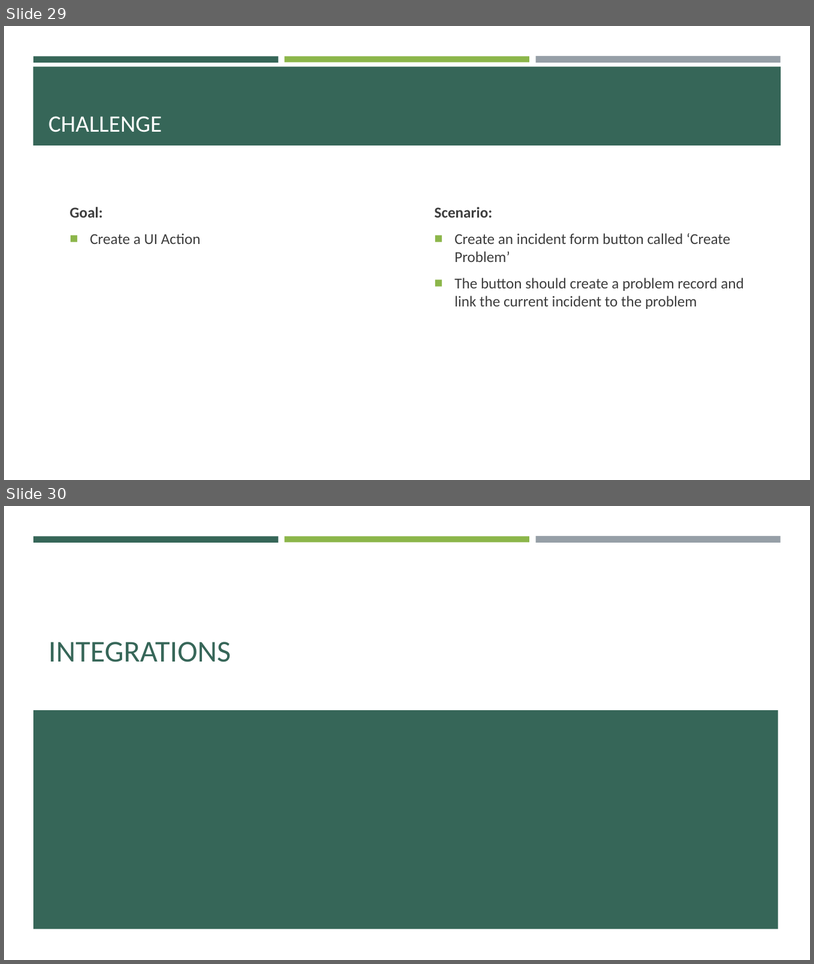
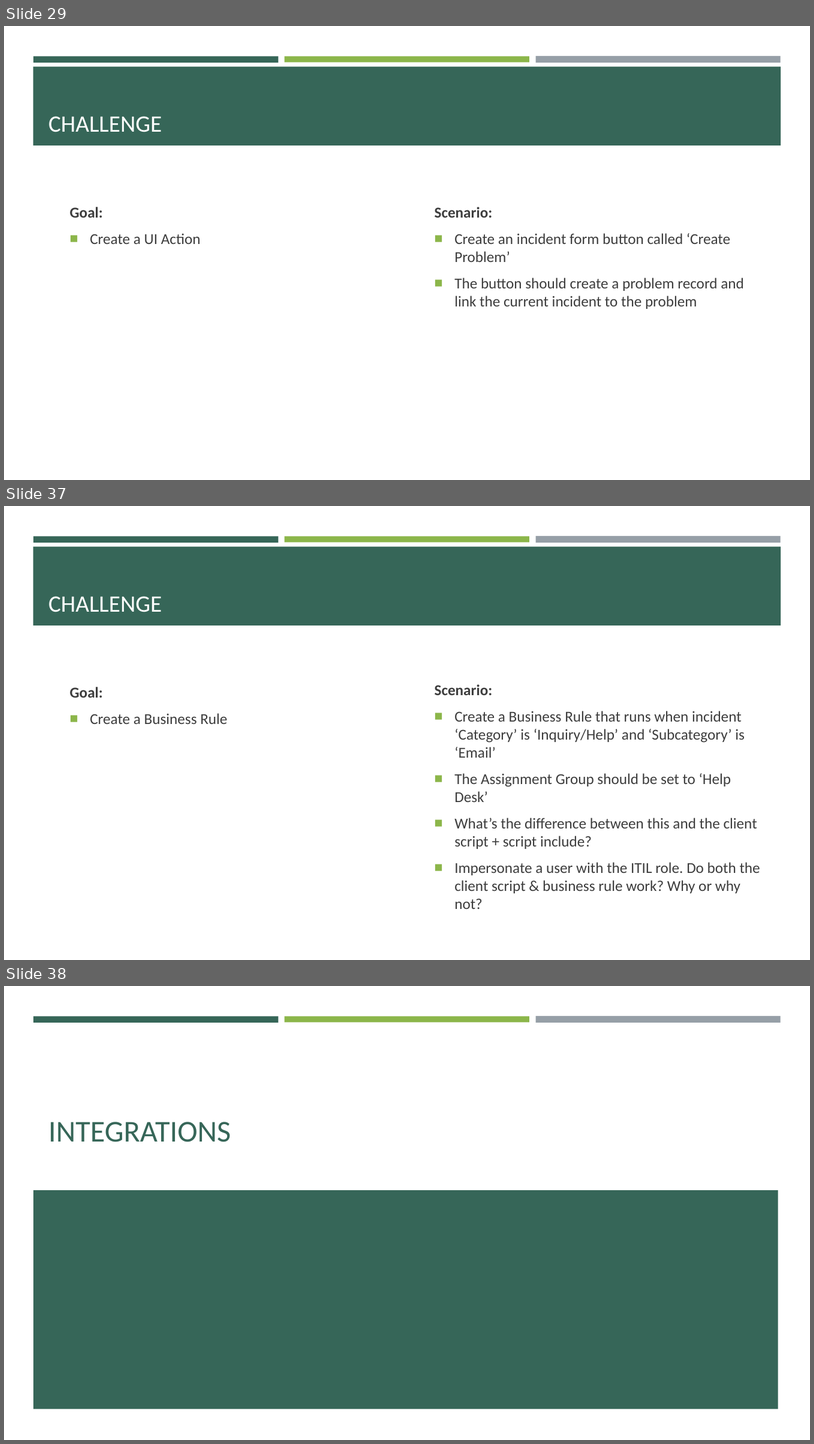
Before and after one commit to e-m-wilson/SNOW, a slide deck: Week_6/Data_Migration_&_Integration.pptx. Shown one above the other, each under a label of ours: slides 29 and 30 before the commit, slides 29, 37 and 38 after it; the slides between them are not shown. The pictures are 814x964 and 814x1444 pixels, drawn with LibreOffice and Linux fonts; fonts in the diff are those of the drawing. Boxes give left, top, right and bottom in pixels: in the first picture for what was removed or moved away, otherwise in the second. Text is boxed around its words. In the diff, an @@ line names an element or a change of style, - is before the commit and + after.

```diff
--- a/Week_6/Data_Migration_&_Integration.pptx
+++ b/Week_6/Data_Migration_&_Integration.pptx
@@ slide 37 added at [4, 506, 810, 960], background #FFFFFF; not listed: 4 template elements that a slide beside it also shows @@
@@ title added at [48, 596, 162, 612], 28 pt, text #FFFFFF @@
+CHALLENGE
@@ text added at [435, 684, 761, 909], 18 pt, text #3D3D3D @@
+Scenario:
+■ Create a Business Rule that runs when incident ‘Category’ is ‘Inquiry/Help’ and ‘Subcategory’ is ‘Email’
+■ The Assignment Group should be set to ‘Help Desk’
+■ What’s the difference between this and the client script + script include?
+■ Impersonate a user with the ITIL role. Do both the client script & business rule work? Why or why not?
@@ text added at [70, 687, 227, 724], 18 pt, text #3D3D3D @@
+Goal:
+■ Create a Business Rule
@@ what was slide 30 is now slide 38 @@
```
Also in this commit, not shown: 7 other slides added.
